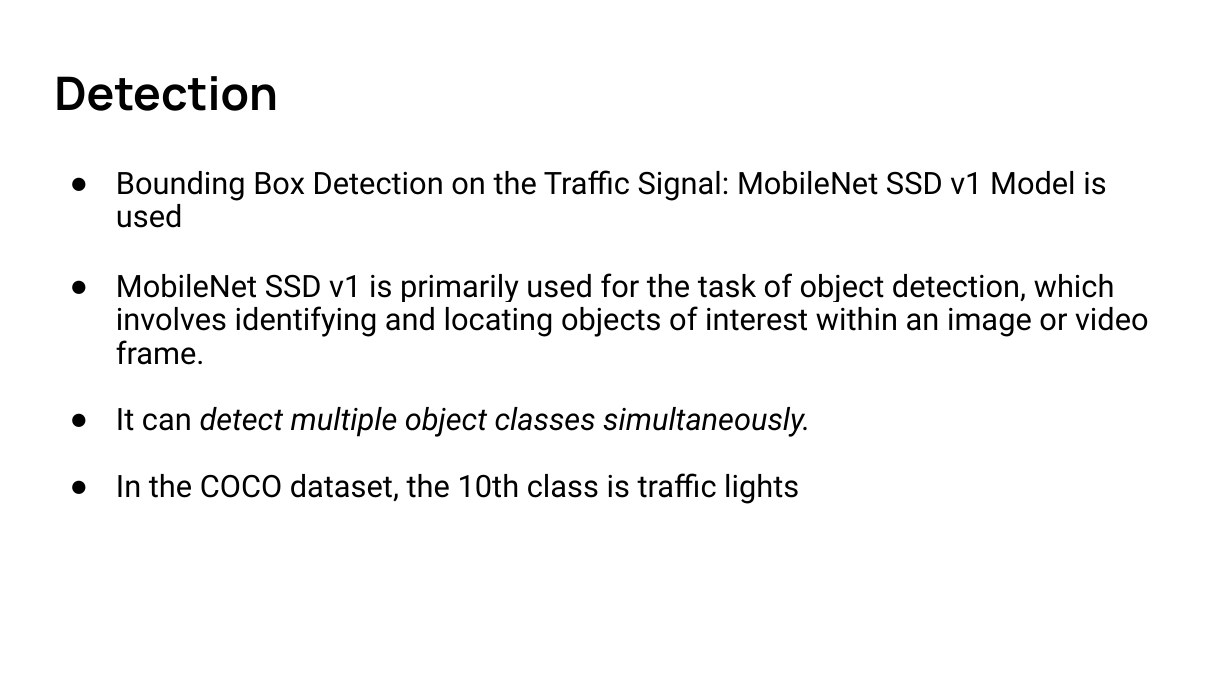
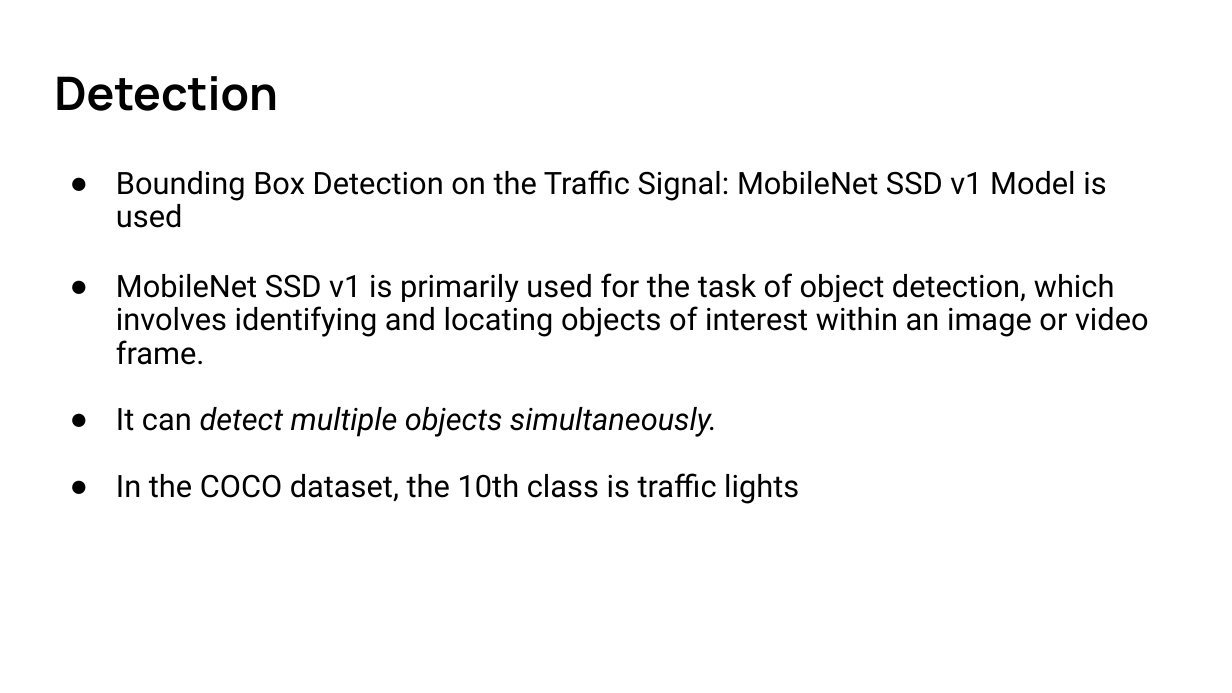
Before and after one commit to cmaspi/TIHAN-MILAN, a slide deck: slide 4 of Slides/PPT.pptx. Drawn at 1232x693 pixels with LibreOffice and Linux fonts; fonts in the diff are those of the drawing. Boxes give left, top, right and bottom in pixels: in the first picture for what was removed or moved away, otherwise in the second. Text is boxed around its words. In the diff, an @@ line names an element or a change of style, - is before the commit and + after.

```diff
--- a/Slides/PPT.pptx
+++ b/Slides/PPT.pptx
@@ text at [116,407,717,437]: text changed @@
-● It can detect multiple object classes simultaneously.
+● It can detect multiple objects simultaneously.
```
Also in this commit, not shown: 2 slides added.
